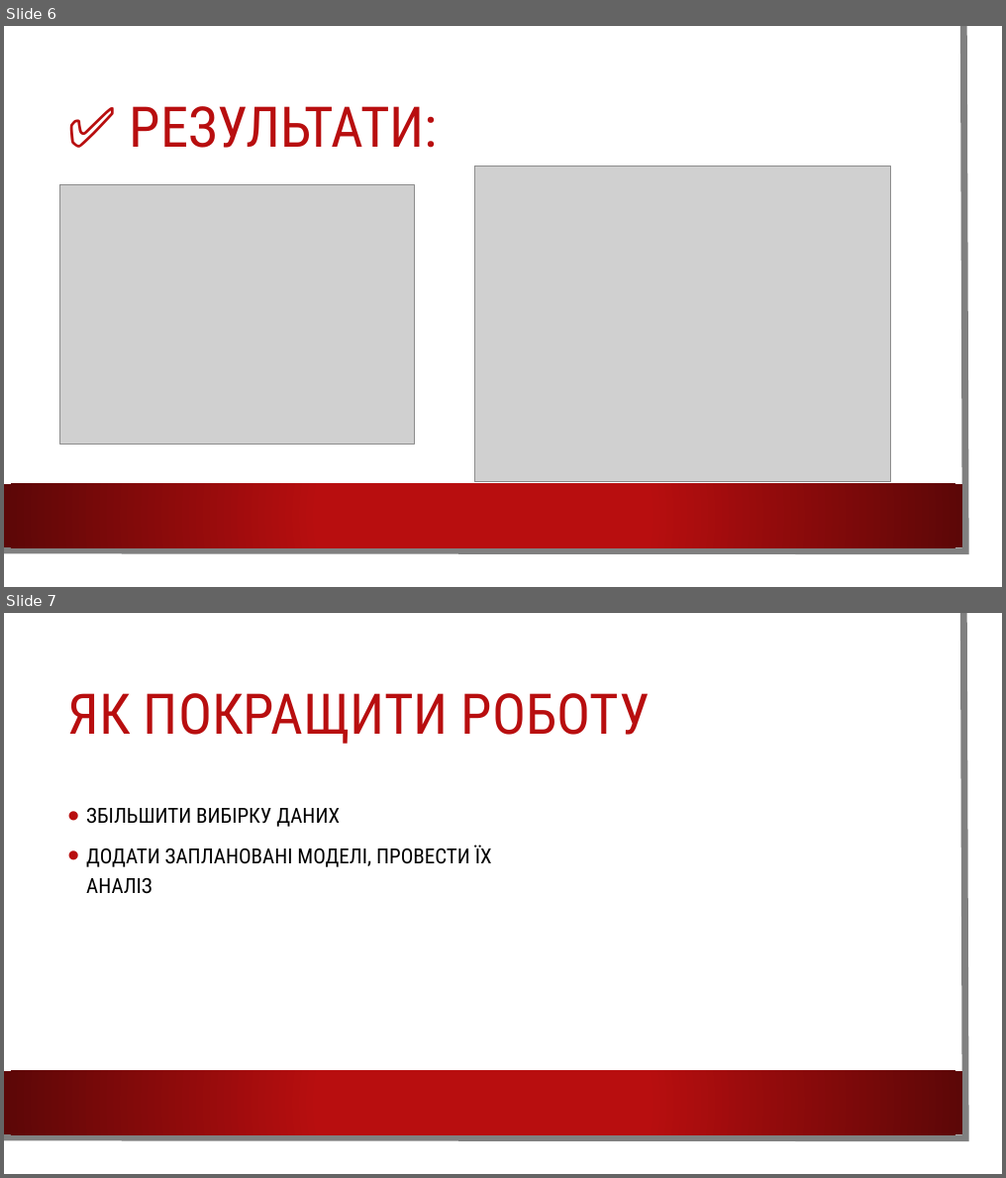
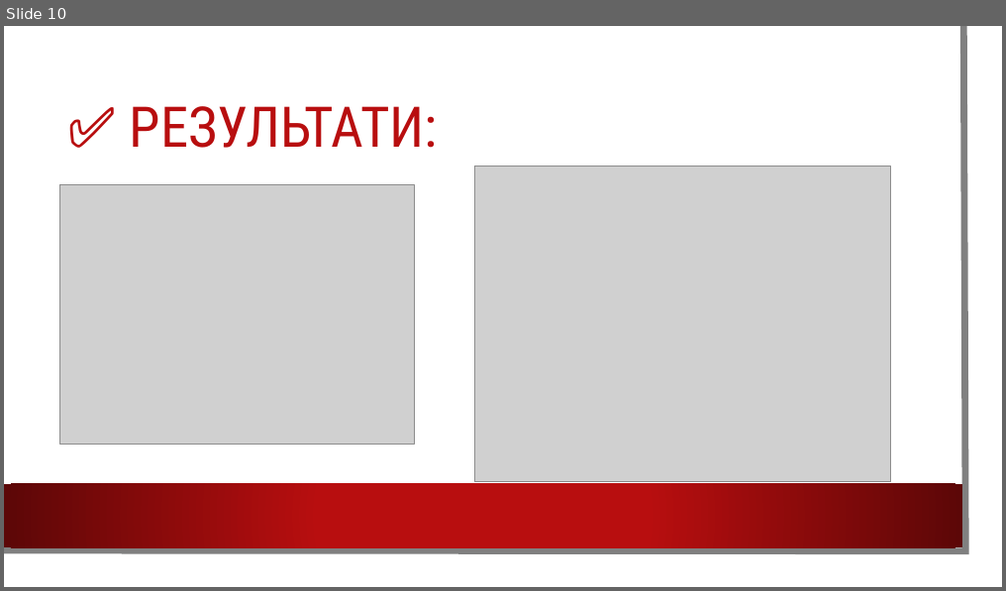
Before and after one commit to ParaskaBohdan/Diplom, a slide deck: Презентація.pptx. Shown one above the other, each under a label of ours: slides 6 and 7 before the commit, slide 10 after it. The pictures are 1006x1178 and 1006x591 pixels, drawn with LibreOffice and Linux fonts; fonts in the diff are those of the drawing; grey boxes stand for pictures; background and template pictures are left out. Boxes give left, top, right and bottom in pixels: in the first picture for what was removed or moved away, otherwise in the second. Text is boxed around its words. In the diff, an @@ line names an element or a change of style, - is before the commit and + after.

```diff
--- a/Презентація.pptx
+++ b/Презентація.pptx
@@ slide 7 removed at bbox=[4, 613, 1002, 1174], background picture (left out); not listed: 3 template elements that a slide beside it also shows @@
@@ title removed at bbox=[67, 693, 649, 744] @@
-ЯК ПОКРАЩИТИ РОБОТУ
@@ text removed at bbox=[86, 808, 492, 894] @@
-• ЗБІЛЬШИТИ ВИБІРКУ ДАНИХ
-• ДОДАТИ ЗАПЛАНОВАНІ МОДЕЛІ, ПРОВЕСТИ ЇХ АНАЛІЗ
@@ what was slide 6 is now slide 10 @@
```
Also in this commit, not shown: 3 slides changed, 4 slides added, 13 other files.
